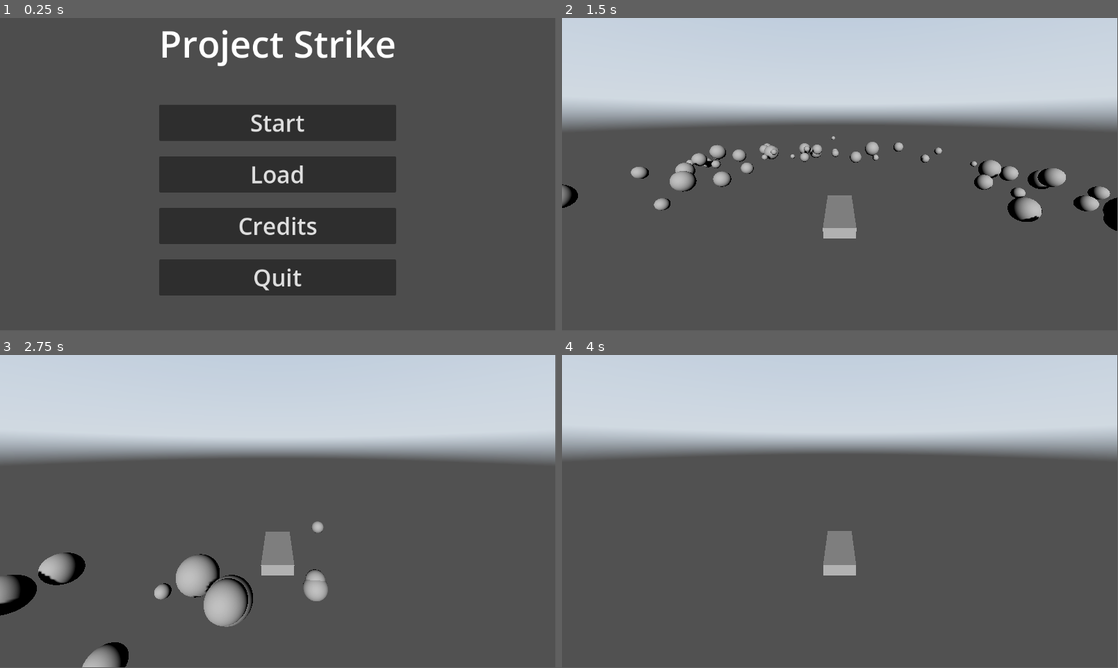
Above: before the commit, frames 1-4 (two rows, left to right).
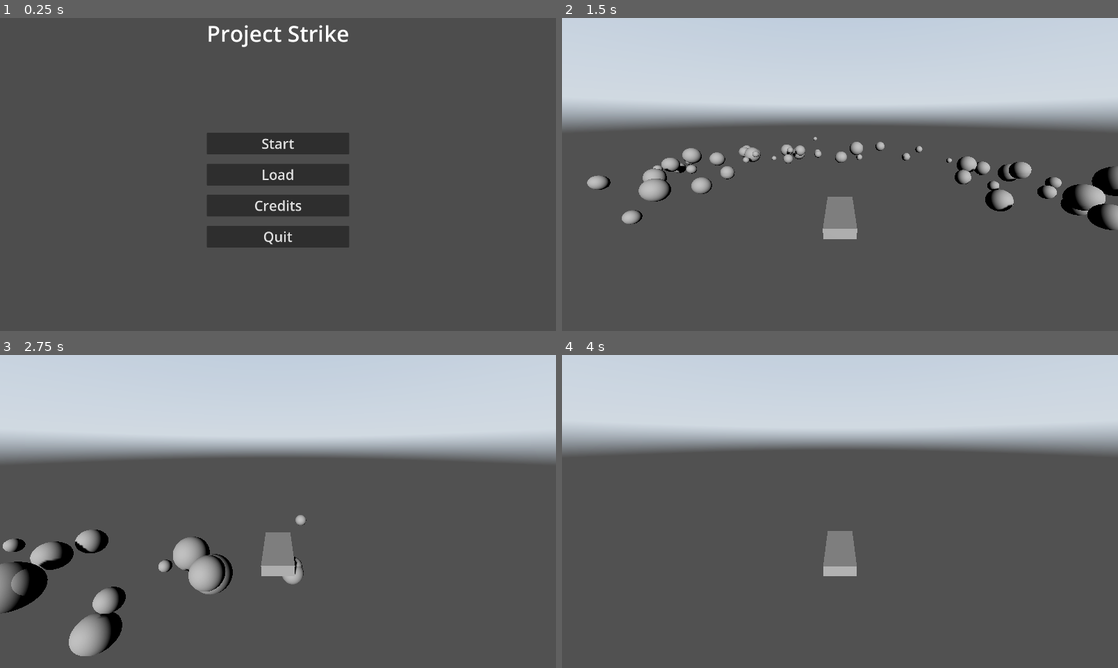
Above: after the commit, the same moments.

Repository: NoFunAllWorkGames/PSX-Strike
Game: Godot game, scene res://scenes/Main_Menu.tscn
Same seed, same stepped clock (60 frames per second), same inputs: the game is played once before the commit and once after it. A sky picture missing from this copy of the repository is replaced by a grey-blue gradient.
Inputs (mouse positions are in pixels of both pictures, inside the frame that each line leads up to):
- Up to frame 1 (0.25 s): no input
- Up to frame 2 (1.5 s): click "Start" at 0.5 s; tap Enter at 1.25 s; move the mouse to (867, 171) at 1.27 s; hold W (ship_forward) from 1.28 s (still down)
- Up to frame 3 (2.75 s): keep holding W (ship_forward); move the mouse to (250, 511) at 2.02 s
- Up to frame 4 (4 s): keep holding W (ship_forward); move the mouse to (851, 505) at 2.77 s; tap Space at 3.5 s; move the mouse to (834, 514) at 3.52 s
In our replay, the window is 799x449 before the commit and 800x450 after it. These sizes can differ from the game's own. Grey fills any space a smaller window leaves; there, only what the larger window draws over its background counts as a difference.

The runs differ from the first frame. In frame 1, 19% of the frame differs, in the area x 28-72%, y 2-89%; in frame 2, 6.1%; in frame 3, 6.3%; in frame 4, 3.3%.

Commit message:
Increas resolution to FHD

Diff:
--- a/project.godot
+++ b/project.godot
@@ -24,6 +24,13 @@
 AudioManager="*uid://b1mn5oeq37vy3"
 SignalBus="*uid://6173t3eux0kq"
 SaveManager="*uid://qx5hf4utwy5"
+
+[display]
+
+window/size/viewport_width=1920
+window/size/viewport_height=1080
+window/stretch/mode="canvas_items"
+window/stretch/scale_mode="integer"
 
 [input]
 
@@ -67,6 +74,16 @@
 "events": [Object(InputEventKey,"resource_local_to_scene":false,"resource_name":"","device":-1,"window_id":0,"alt_press …(192 unchanged characters)…
 ]
 }
+ship_descend={
+"deadzone": 0.5,
+"events": [Object(InputEventKey,"resource_local_to_scene":false,"resource_name":"","device":-1,"window_id":0,"alt_pressed":false,"shift_pressed":false,"ctrl_pressed":false,"meta_pressed":false,"pressed":false,"keycode":0,"physical_keycode":4194326,"key_label":0,"unicode":0,"location":0,"echo":false,"script":null)
+]
+}
+ship_ascend={
+"deadzone": 0.5,
+"events": [Object(InputEventKey,"resource_local_to_scene":false,"resource_name":"","device":-1,"window_id":0,"alt_pressed":false,"shift_pressed":false,"ctrl_pressed":false,"meta_pressed":false,"pressed":false,"keycode":0,"physical_keycode":32,"key_label":0,"unicode":32,"location":0,"echo":false,"script":null)
+]
+}
 
 [physics]
 
